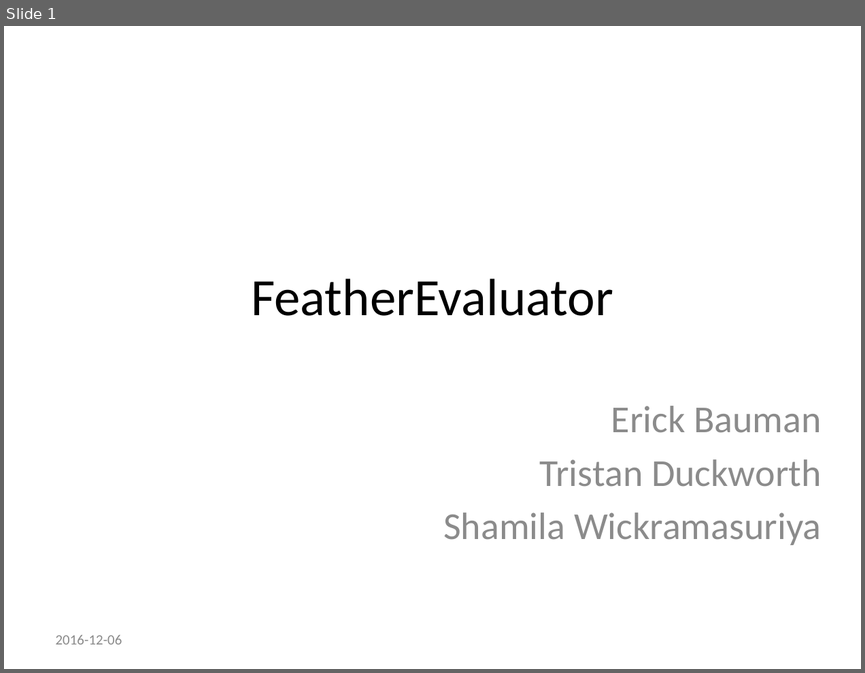
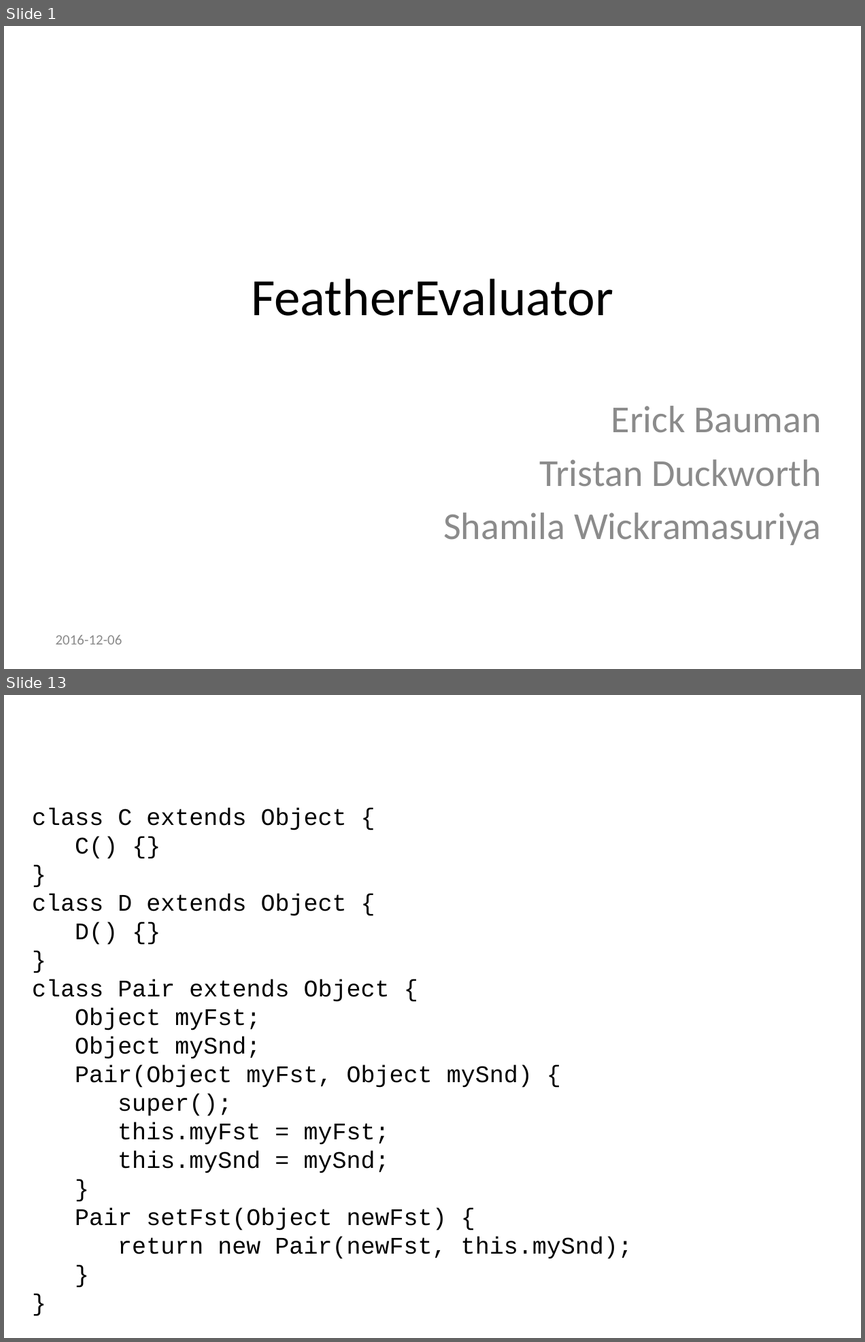
Before and after one commit to tgduckworth/FeatherEvaluator, a slide deck: Document/Presentation.pptx. Shown one above the other, each under a label of ours: slide 1 before the commit, slides 1 and 13 after it; the slides between them are not shown. The pictures are 865x673 and 865x1342 pixels, drawn with LibreOffice and Linux fonts; fonts in the diff are those of the drawing; background and template pictures are left out. Boxes give left, top, right and bottom in pixels: in the first picture for what was removed or moved away, otherwise in the second. Text is boxed around its words. In the diff, an @@ line names an element or a change of style, - is before the commit and + after.

Commit message:
Some changes to the example to make things more readable. Completion of PowerPoint.

```diff
--- a/Document/Presentation.pptx
+++ b/Document/Presentation.pptx
@@ slide 13 added at (4, 695, 861, 1338), background picture (left out) @@
@@ title added at (193, 705, 687, 764), 39.6 pt, text #FFFFFF @@
+Example
@@ text added at (32, 808, 632, 1259), 20 pt, text #000000 @@
+class C extends Object {
+C() {}
+}
+class D extends Object {
+D() {}
+}
+class Pair extends Object {
+Object myFst;
+Object mySnd;
+Pair(Object myFst, Object mySnd) {
+super();
+this.myFst = myFst;
+this.mySnd = mySnd;
+}
+Pair setFst(Object newFst) {
+return new Pair(newFst, this.mySnd);
+}
+}
```
Also in this commit, not shown: 3 slides changed, 22 other slides added, 4 slides removed, 2 other files.
